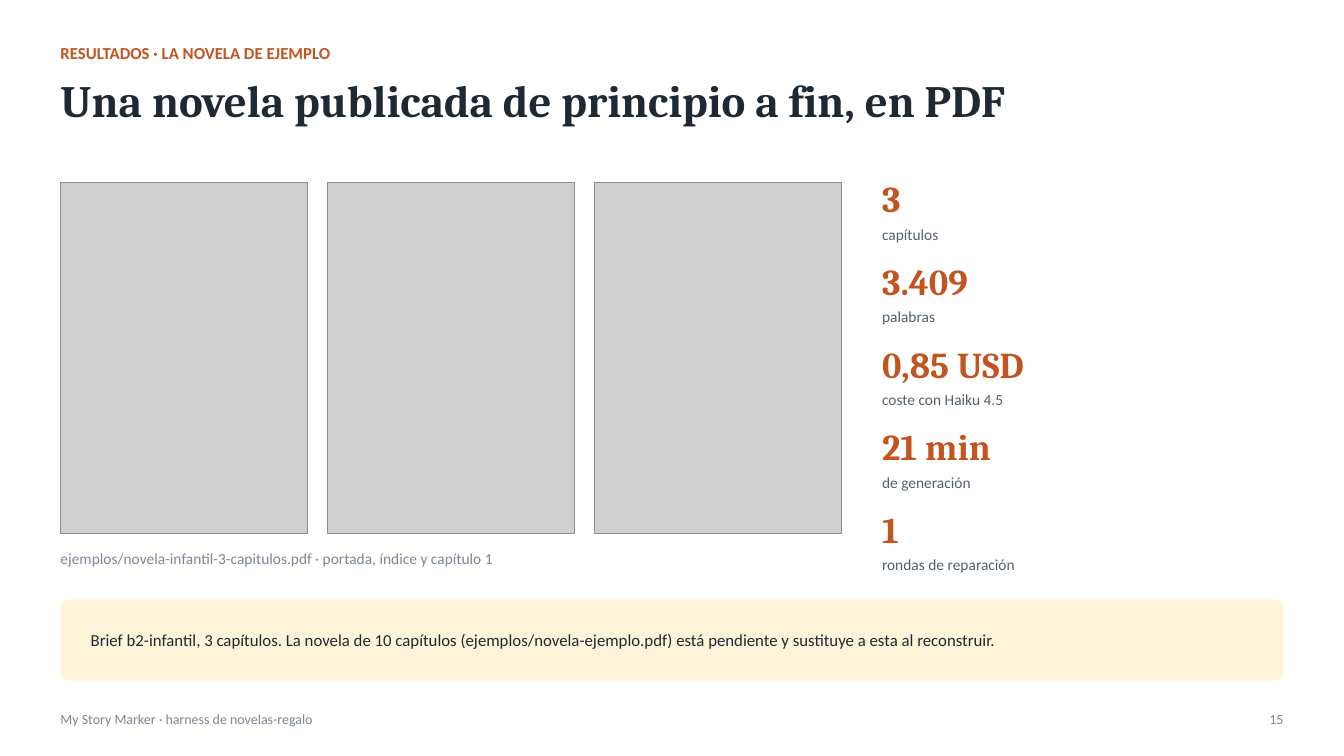
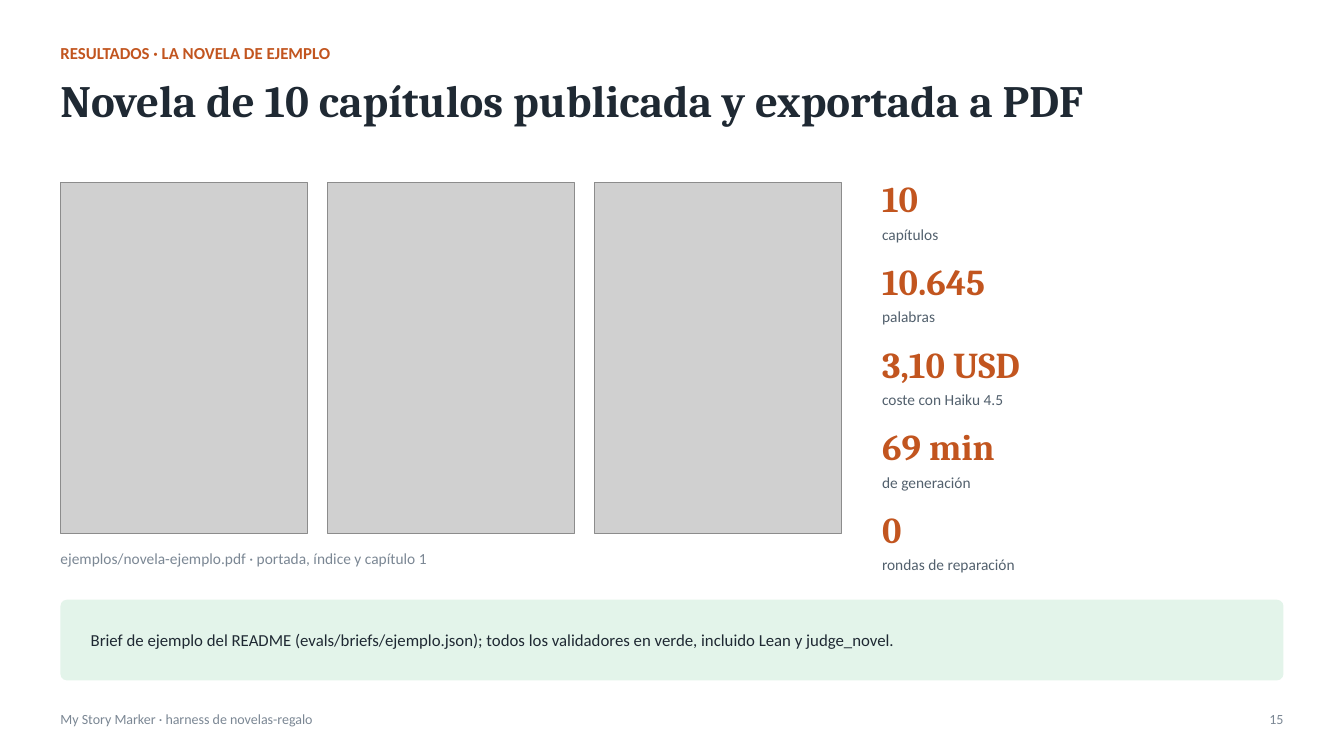
Before and after one commit to ignacio-hurtado-qaracter/My-Story-Marker, a slide deck: slide 15 of presentacion/presentacion.pptx. Drawn at 1344x756 pixels with LibreOffice and Linux fonts; fonts in the diff are those of the drawing; grey boxes stand for pictures. Boxes give left, top, right and bottom in pixels: in the first picture for what was removed or moved away, otherwise in the second. Text is boxed around its words. In the diff, an @@ line names an element or a change of style, - is before the commit and + after.

```diff
--- a/presentacion/presentacion.pptx
+++ b/presentacion/presentacion.pptx
@@ text at [60,85,1083,127]: text changed @@
-Una novela publicada de principio a fin, en PDF
+Novela de 10 capítulos publicada y exportada a PDF
@@ text at [882,187,918,213]: text changed @@
-3
+10
@@ text at [882,270,985,296]: text changed @@
-3.409
+10.645
@@ text at [882,353,1020,383]: text changed @@
-0,85 USD
+3,10 USD
@@ text at [882,435,995,461]: text changed @@
-21 min
+69 min
@@ text at [882,518,901,544]: text changed @@
-1
+0
@@ text at [60,553,427,567]: text changed @@
-ejemplos/novela-infantil-3-capitulos.pdf · portada, índice y capítulo 1
+ejemplos/novela-ejemplo.pdf · portada, índice y capítulo 1
@@ rounded rectangle at [60,600,1284,681]: fill #FDF3D8 to #E3F4EA @@
@@ text at [91,634,894,649]: text changed @@
-Brief b2-infantil, 3 capítulos. La novela de 10 capítulos (ejemplos/novela-ejemplo.pdf) está pendiente y sustituye a esta al reconstruir.
+Brief de ejemplo del README (evals/briefs/ejemplo.json); todos los validadores en verde, incluido Lean y judge_novel.
```
Also in this commit, not shown: 5 other slides changed, 14 other files.
